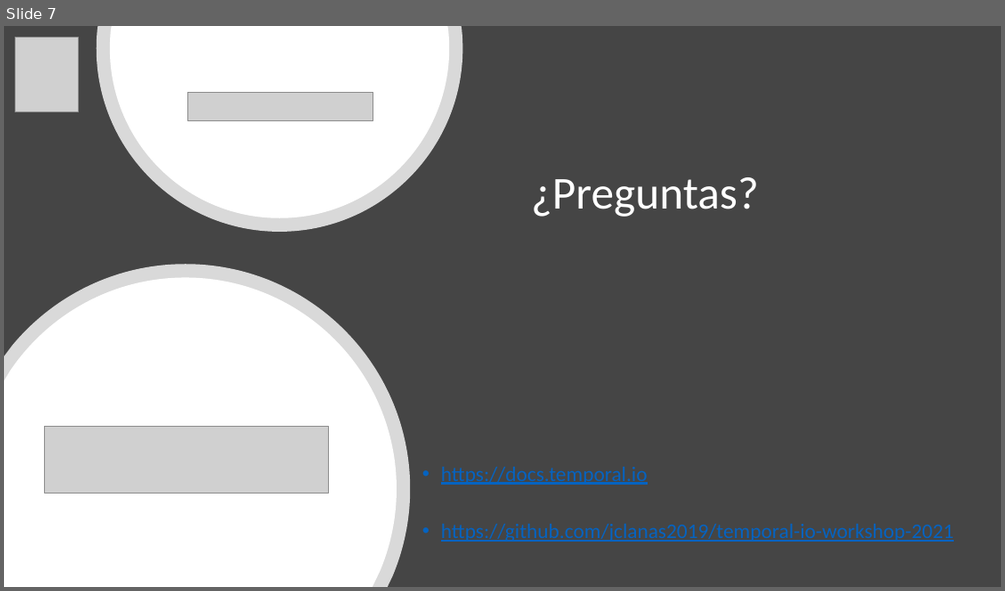
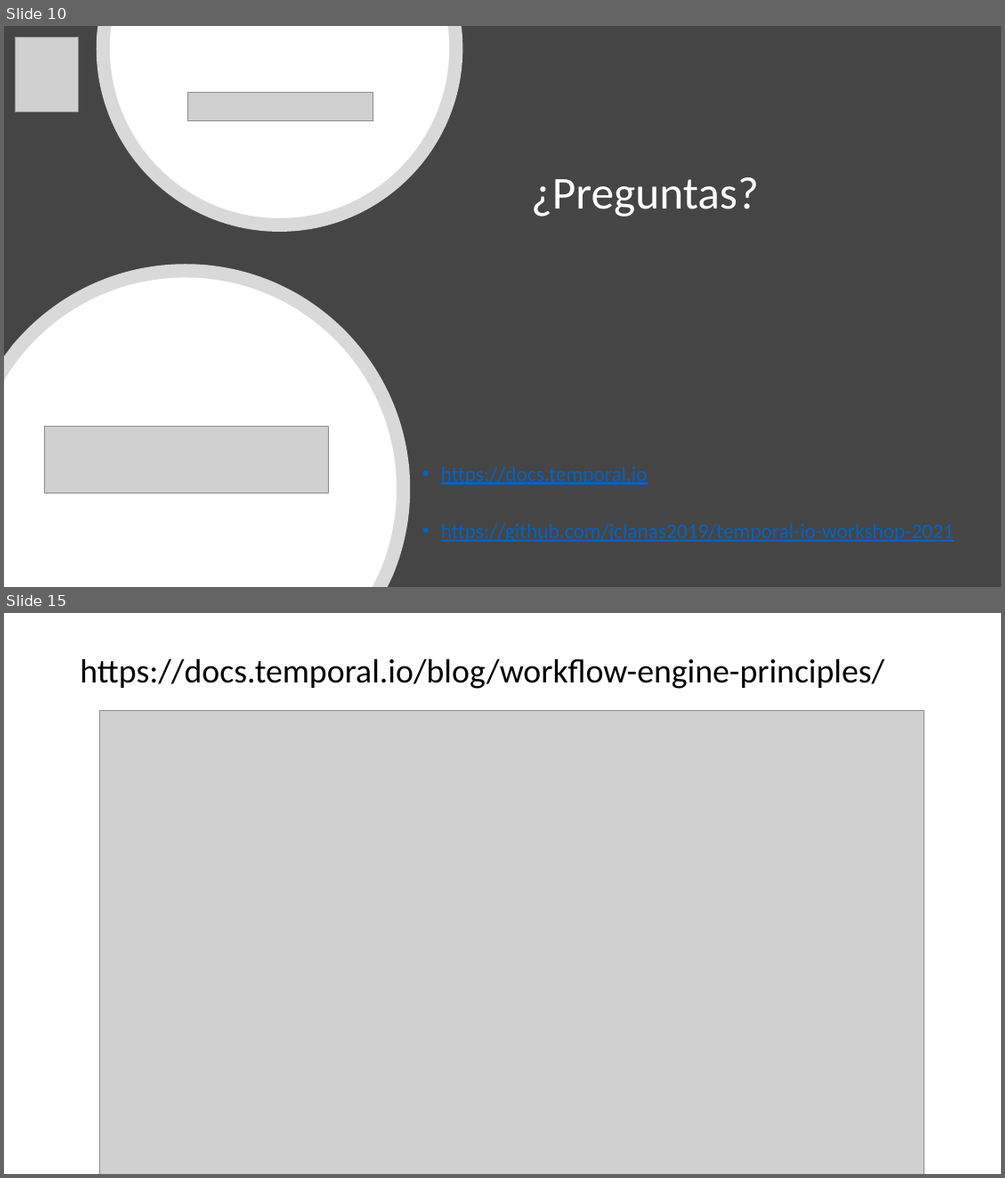
Before and after one commit to jclanas2019/temporal-io-workshop-2021, a slide deck: Nerdearla2021.pptx. Shown one above the other, each under a label of ours: slide 7 before the commit, slides 10 and 15 after it; the slides between them are not shown. The pictures are 1005x591 and 1005x1178 pixels, drawn with LibreOffice and Linux fonts; fonts in the diff are those of the drawing; grey boxes stand for pictures. Boxes give left, top, right and bottom in pixels: in the first picture for what was removed or moved away, otherwise in the second. Text is boxed around its words. In the diff, an @@ line names an element or a change of style, - is before the commit and + after.

```diff
--- a/Nerdearla2021.pptx
+++ b/Nerdearla2021.pptx
@@ slide 15 added at (4, 613, 1001, 1174), background #FFFFFF @@
@@ title added at (80, 658, 884, 689), 32.4 pt, text #000000 @@
+https://docs.temporal.io/blog/workflow-engine-principles/
@@ picture added at (100, 710, 923, 1174) @@
@@ what was slide 7 is now slide 10 @@
```
Also in this commit, not shown: 1 slide changed, 7 other slides added.
